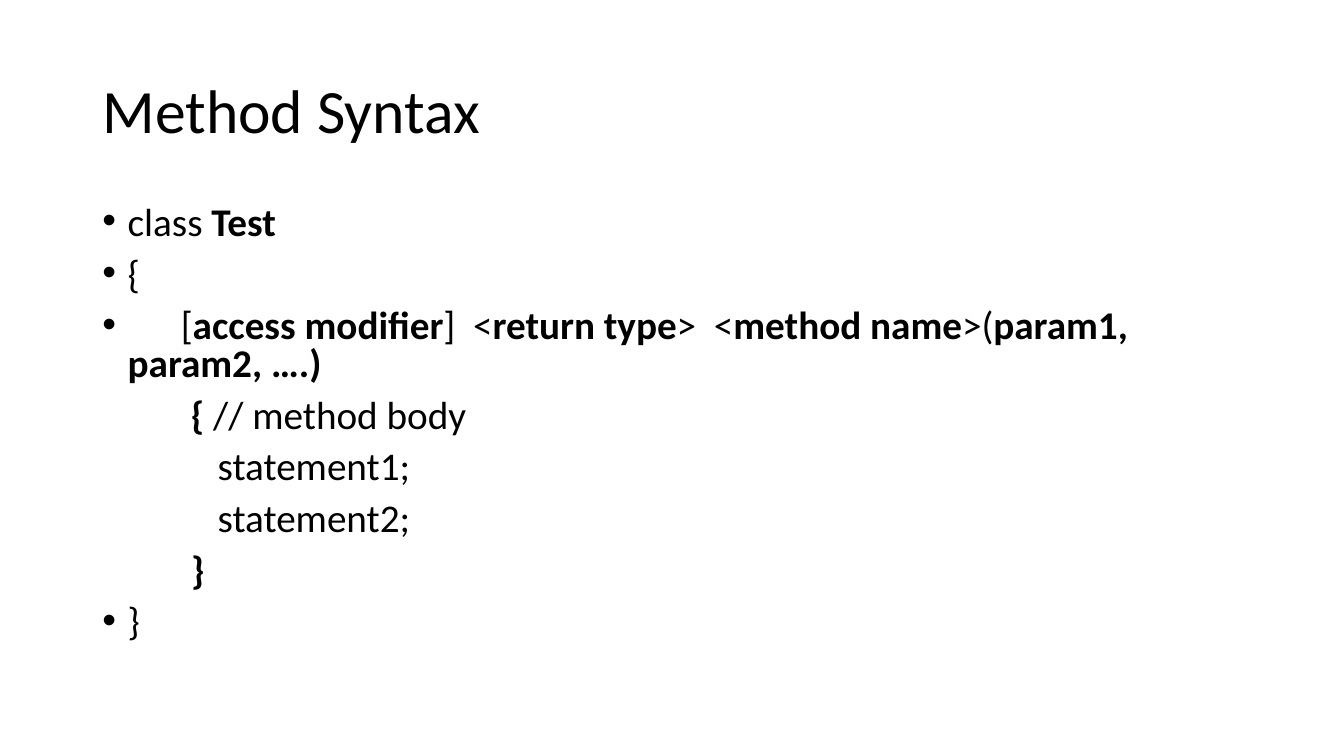
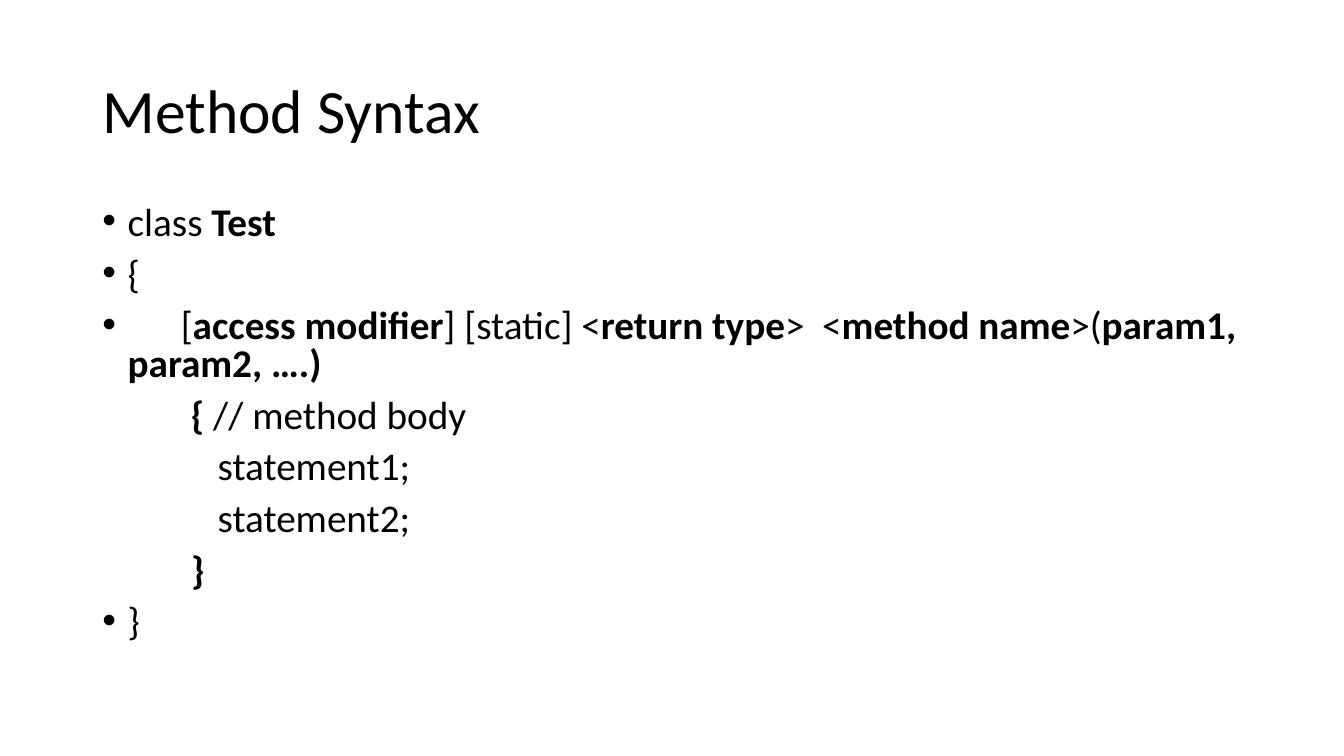
Before and after one commit to umaa-java-sept-2020/documents, a slide deck: slide 5 of methods.pptx. Drawn at 1344x756 pixels with LibreOffice and Linux fonts; fonts in the diff are those of the drawing. Boxes give left, top, right and bottom in pixels: in the first picture for what was removed or moved away, otherwise in the second. Text is boxed around its words. In the diff, an @@ line names an element or a change of style, - is before the commit and + after.

```diff
--- a/methods.pptx
+++ b/methods.pptx
@@ text at (128, 310, 1236, 383): text changed @@
-• [access modifier] <return type> <method name>(param1, param2, ….)
+• [access modifier] [static] <return type> <method name>(param1, param2, ….)
```
Also in this commit, not shown: 2 other slides changed, 8 slides added.
